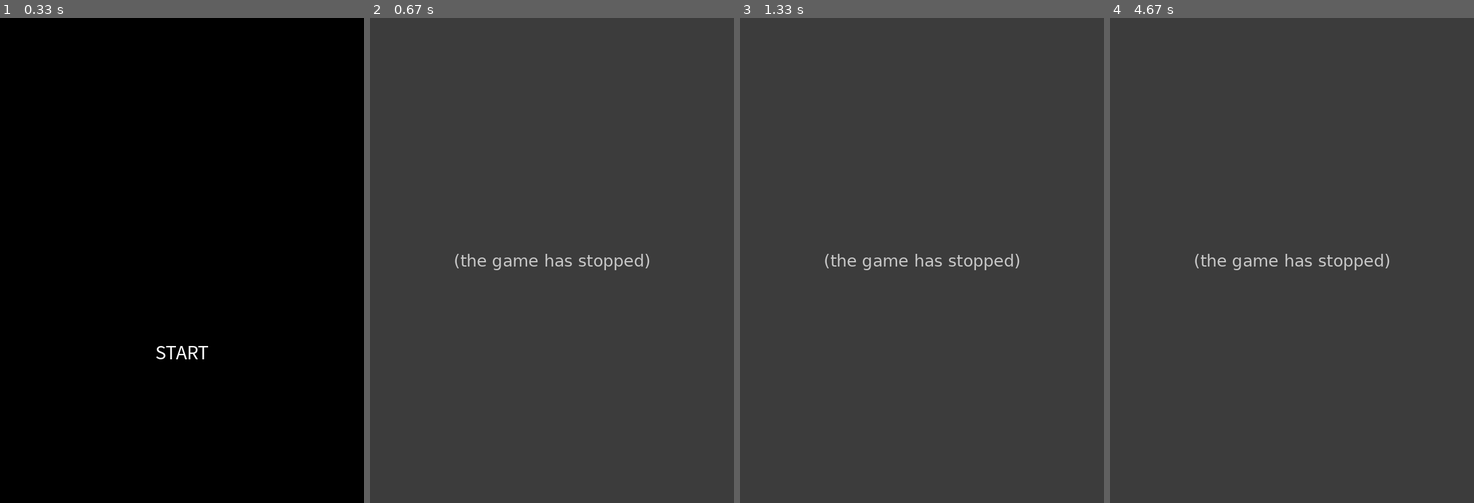
Above: before the commit, frames 1-4 (left to right).
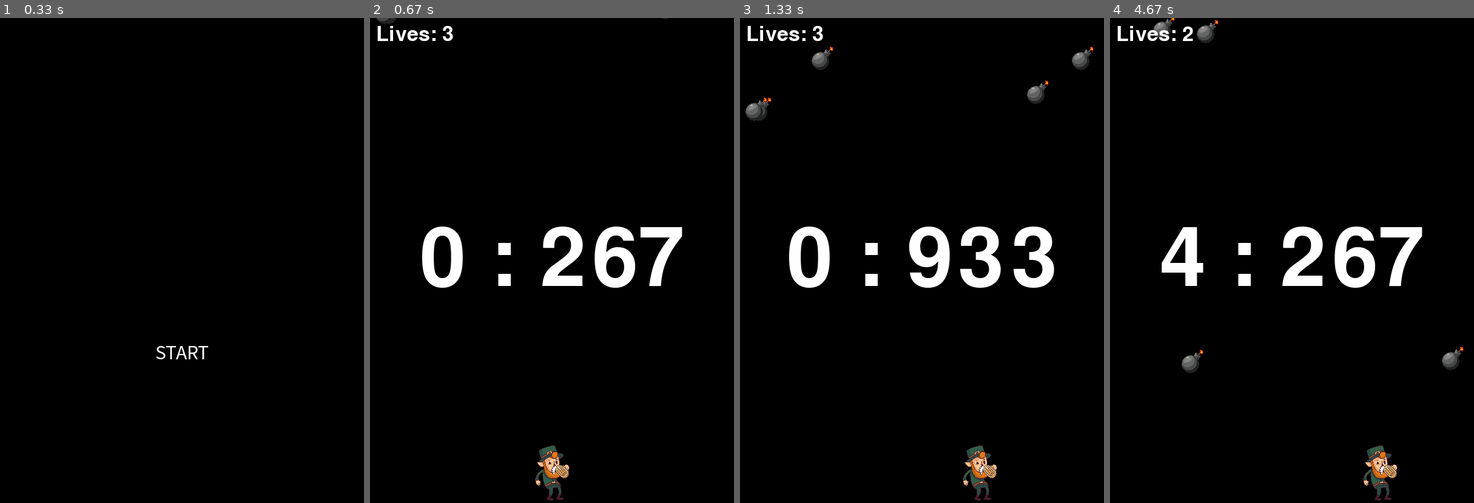
Above: after the commit, the same moments.

Repository: SKHU-OSS-2024-2/pygame-delta-avoiding-bomb
Game: pygame game, started from bomb_game/bomb_game.py
The game is run twice, just before and just after one commit, with the same random seed, the same clock (stepped at 60 frames per second) and the same inputs.
Inputs (mouse positions are in pixels of both pictures, inside the frame that each line leads up to):
- Up to frame 1 (0.33 s): no input
- Up to frame 2 (0.67 s): click "START" at 0.38 s
- Up to frame 3 (1.33 s): hold Right 0.67-1.13 s; move the mouse to (907, 279) at 0.7 s; hold Right from 1.17 s (still down)
- Up to frame 4 (4.67 s): release Right at 1.63 s; hold Left 1.67-2.2 s; hold Left 2.23-2.63 s; hold Right 2.67-3.3 s; hold Left 3.33-3.8 s; hold Right 3.83-4.3 s; hold Right from 4.33 s (still down)

Frame 1 is identical in both runs. In frame 2, 100% of the frame differs, in the area x 0-100%, y 0-100%; in frame 3, 100%; in frame 4, 100%.
Error before the commit: UnboundLocalError: cannot access local variable 'elapsed_time' where it is not associated wi...; the game stopped at 0.38 s (later frames are placeholders)

Commit message:
Docs : 전역변수 설정 보기좋게 수정

Diff:
--- a/bomb_game/bomb_game.py
+++ b/bomb_game/bomb_game.py
@@ -61,6 +61,8 @@
 
 # 게임 실행 함수 정의
 def runGame():
+
+    global done, game_over, lives, start_ticks, elapsed_time
     reset()
 
     bomb_image = pygame.image.load('bomb_game/img/bomb.png')  # 폭탄 이미지 파일을 불러옴
@@ -83,7 +85,6 @@
     person.top = size[1] - person.height  # 캐릭터를 화면 하단에 배치
     person_dx = 0  # 캐릭터의 초기 이동 속도 설정
 
-    global done, game_over, lives
     font = pygame.font.SysFont(None, 75)  # 게임오버 텍스트를 위한 폰트 설정
     life_font = pygame.font.SysFont(None, 50)  # 목숨 표시를 위한 폰트 설정
 
